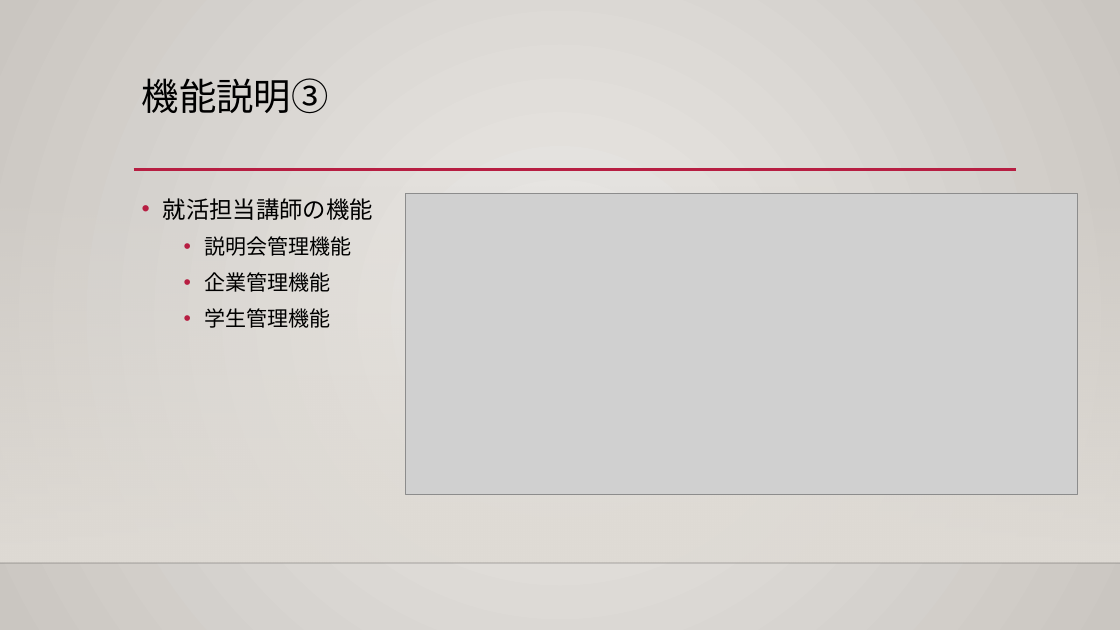
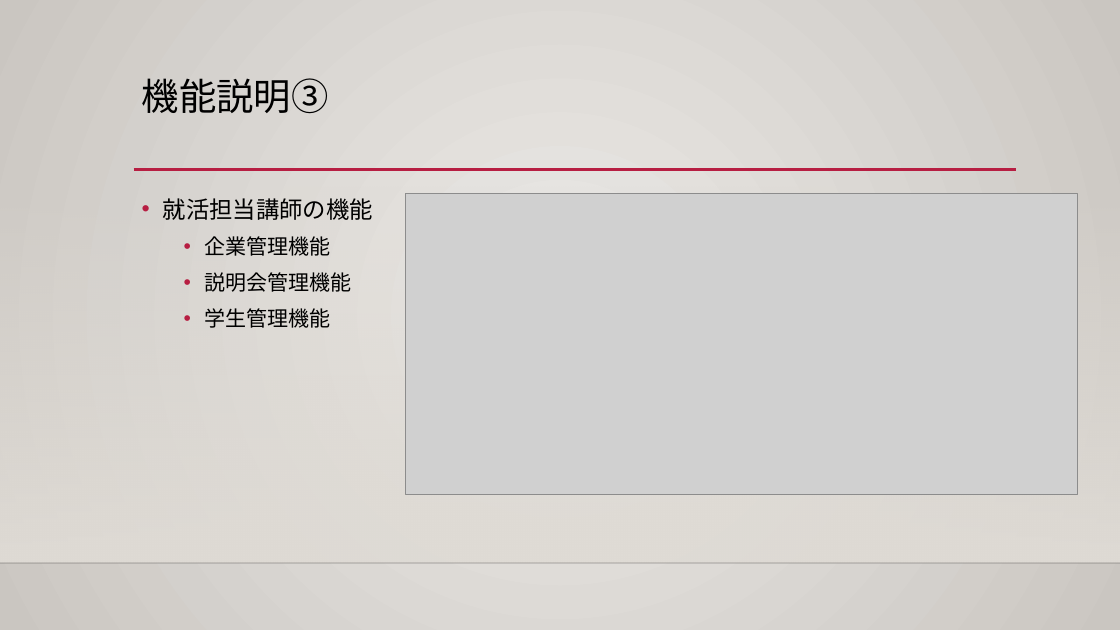
Before and after one commit to niimoti/Spling-database, a slide deck: slide 13 of 発表用_R4A1_more².pptx (slide 12 before the commit). Drawn at 1120x630 pixels with LibreOffice and Linux fonts; fonts in the diff are those of the drawing; grey boxes stand for pictures; background and template pictures are left out. Boxes give left, top, right and bottom in pixels: in the first picture for what was removed or moved away, otherwise in the second. Text is boxed around its words. In the diff, an @@ line names an element or a change of style, - is before the commit and + after.

```diff
--- a/発表用_R4A1_more².pptx
+++ b/発表用_R4A1_more².pptx
@@ text at [205, 236, 331, 256]: paragraph added @@
+  • 企業管理機能
@@ text at [205, 272, 331, 292]: paragraph removed @@
-  • 企業管理機能
```
Also in this commit, not shown: 6 other slides changed, 1 slide added, 1 other file.
